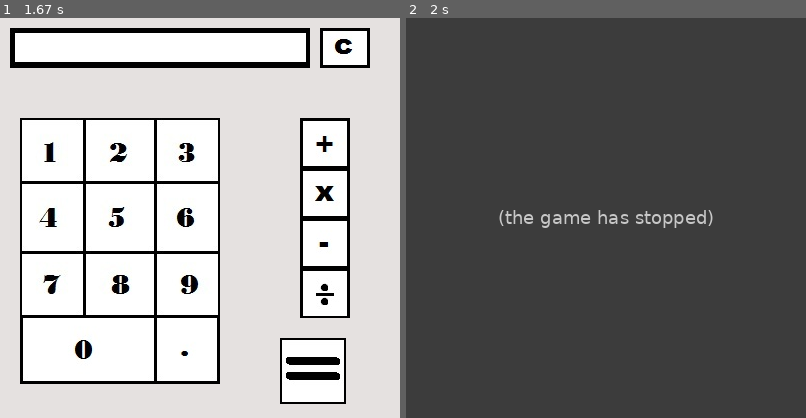
Above: before the commit, frames 1-2 (left to right).
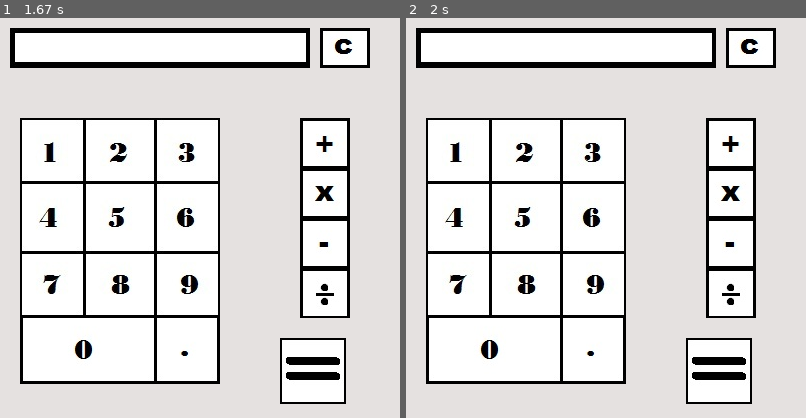
Above: after the commit, the same moments.

Repository: Regedit1/Pygame-Calculator
Game: pygame game, started from calculator.py
Two runs of this game, one before a commit and one after it. Both use one fixed random seed, a clock stepped at 60 frames per second and the inputs below. The source is Python 2; it was converted automatically to run under Python 3.
Inputs (mouse positions are in pixels of both pictures, inside the frame that each line leads up to):
- Up to frame 1 (1.67 s): click (200, 218) at 0.38 s
- Up to frame 2 (2 s): click (526, 250) at 1.72 s

Frame 1 is identical in both runs. In frame 2, 100% of the frame differs, in the area x 0-100%, y 0-100%.
Error before the commit: AttributeError: 'str' object has no attribute 'append' (calculator.py line 111); the game stopped at 1.72 s (later frames are placeholders)

Commit message:
developed calculation

Diff:
--- a/calculator.py
+++ b/calculator.py
@@ -109,8 +109,8 @@
                 number = whichnumber(x, y)
                 if inputnum == 1:
                     firstin.append(number)
-                    firstin = " ".join(firstin)
-                    print firstin.replace(" ","")
+                    toprint = " ".join(firstin)
+                    print toprint.replace(" ","")
 
             if forn == "function":
                 print "its a function"
